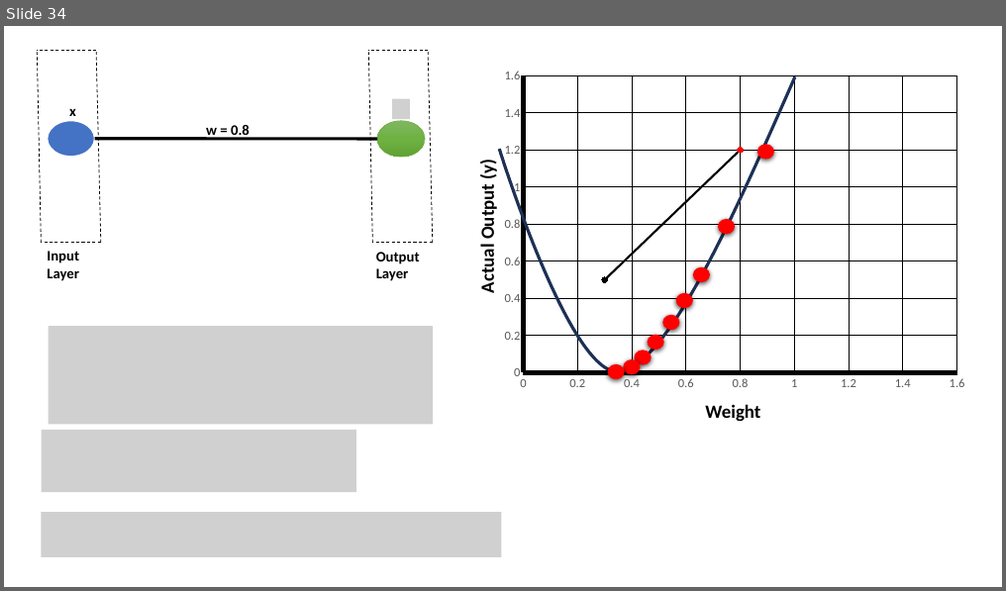
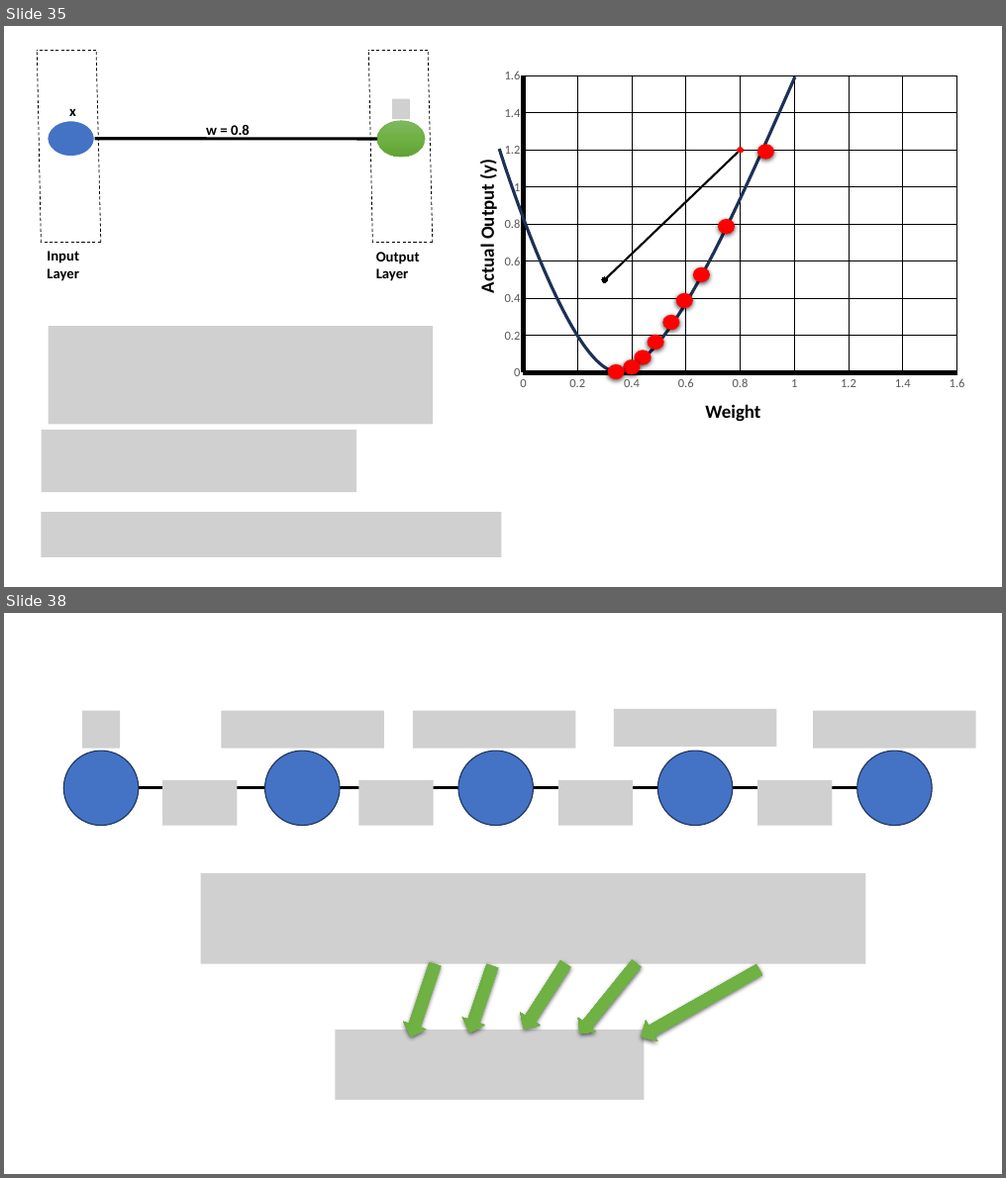
Before and after one commit to robitussin/CCINSYSL, a slide deck: 9 - Neural Networks/Introduction to Neural Networks.pptx. Shown one above the other, each under a label of ours: slide 34 before the commit, slides 35 and 38 after it; the slides between them are not shown. The pictures are 1006x591 and 1006x1178 pixels, drawn with LibreOffice and Linux fonts; fonts in the diff are those of the drawing; grey boxes stand for pictures. Boxes give left, top, right and bottom in pixels: in the first picture for what was removed or moved away, otherwise in the second. Text is boxed around its words. In the diff, an @@ line names an element or a change of style, - is before the commit and + after.

```diff
--- a/9 - Neural Networks/Introduction to Neural Networks.pptx
+++ b/9 - Neural Networks/Introduction to Neural Networks.pptx
@@ slide 38 added at bbox=[4, 613, 1002, 1174], background #FFFFFF @@
@@ picture added at bbox=[82, 710, 120, 748] @@
@@ picture added at bbox=[221, 710, 384, 748] @@
@@ picture added at bbox=[413, 710, 576, 748] @@
@@ picture added at bbox=[614, 709, 777, 747] @@
@@ picture added at bbox=[813, 710, 976, 748] @@
@@ ellipse added at bbox=[63, 751, 139, 826], fill #4472C4, outline #1E3256 1 pt @@
@@ ellipse added at bbox=[265, 751, 341, 826], fill #4472C4, outline #1E3256 1 pt @@
@@ ellipse added at bbox=[458, 751, 534, 826], fill #4472C4, outline #1E3256 1 pt @@
@@ ellipse added at bbox=[657, 751, 733, 826], fill #4472C4, outline #1E3256 1 pt @@
@@ ellipse added at bbox=[857, 751, 933, 826], fill #4472C4, outline #1E3256 1 pt @@
@@ line added from (139, 788) to (265, 788), #000000 3 pt @@
@@ picture added at bbox=[162, 780, 238, 826] @@
@@ line added from (341, 788) to (458, 788), #000000 3 pt @@
@@ picture added at bbox=[358, 780, 434, 826] @@
@@ line added from (534, 788) to (657, 788), #000000 3 pt @@
@@ picture added at bbox=[558, 780, 633, 826] @@
@@ line added from (733, 788) to (857, 788), #000000 3 pt @@
@@ picture added at bbox=[757, 780, 833, 826] @@
@@ picture added at bbox=[201, 873, 866, 964] @@
@@ right arrow added at bbox=[400, 960, 447, 1041], fill gradient #81B861 to #6FB242 to #62A336 @@
@@ right arrow added at bbox=[458, 962, 504, 1037], fill gradient #81B861 to #6FB242 to #62A336 @@
@@ right arrow added at bbox=[514, 958, 576, 1035], fill gradient #81B861 to #6FB242 to #62A336 @@
@@ right arrow added at bbox=[571, 957, 646, 1042], fill gradient #81B861 to #6FB242 to #62A336 @@
@@ right arrow added at bbox=[635, 959, 764, 1048], fill gradient #81B861 to #6FB242 to #62A336 @@
@@ picture added at bbox=[335, 1030, 645, 1100] @@
@@ what was slide 34 is now slide 35 @@
```
Also in this commit, not shown: 5 slides changed, 2 other slides added, 1 slide removed.
